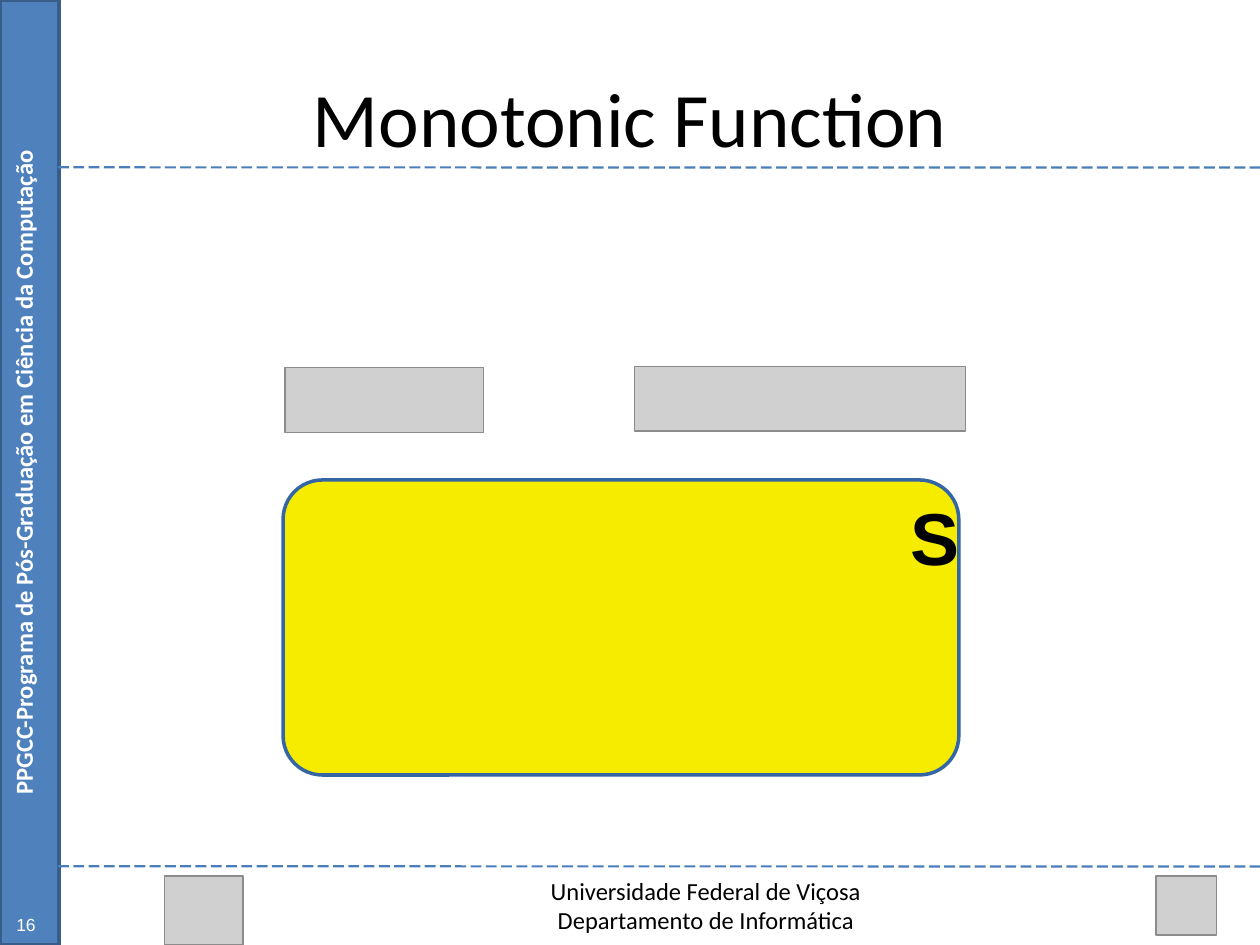
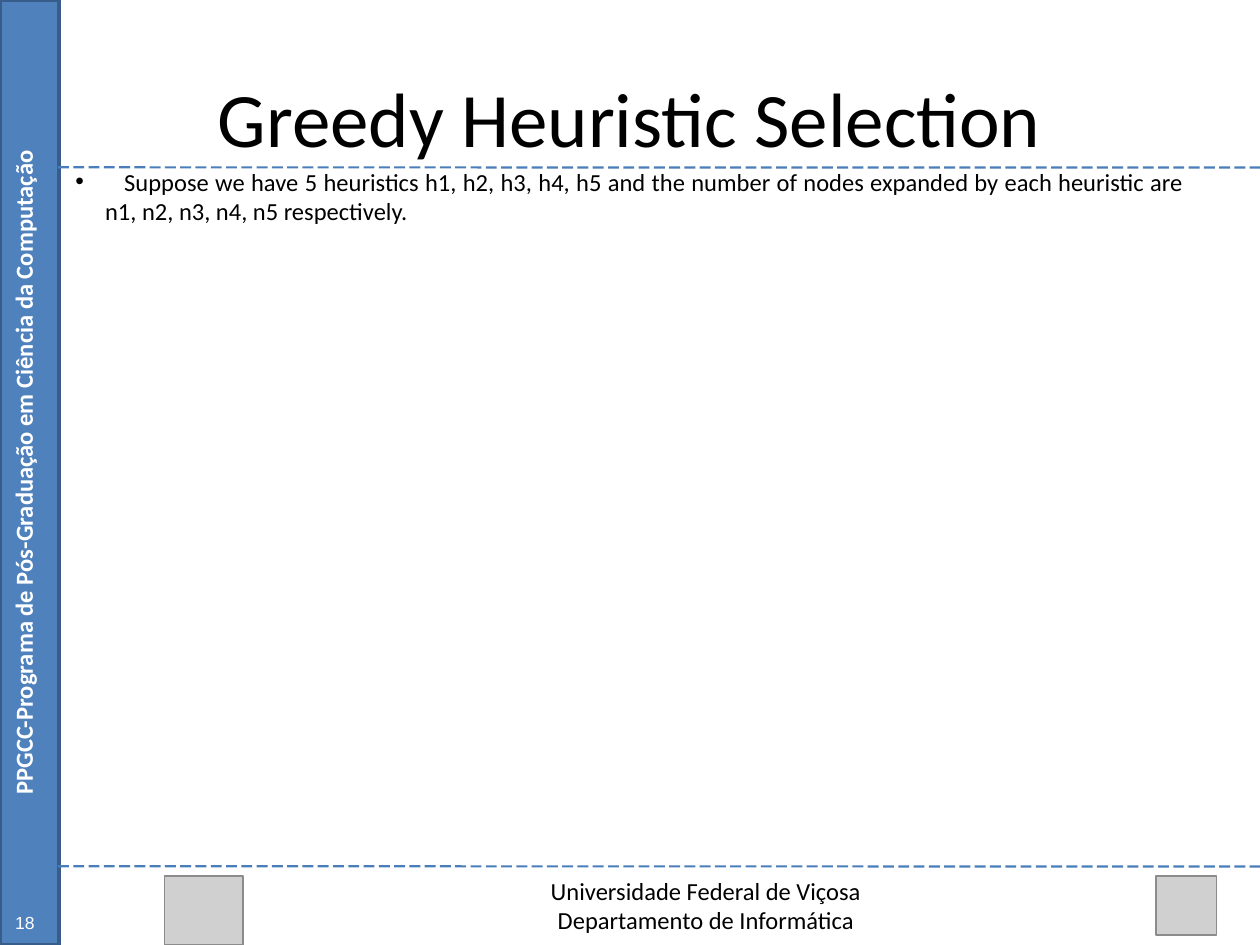
Before and after one commit to Marvinsky/research-marvin, a slide deck: slide 18 of latex/odp/dissertation_v1.odp (slide 16 before the commit). Drawn at 1260x945 pixels with LibreOffice and Linux fonts; fonts in the diff are those of the drawing; grey boxes stand for pictures. Boxes give left, top, right and bottom in pixels: in the first picture for what was removed or moved away, otherwise in the second. Text is boxed around its words. In the diff, an @@ line names an element or a change of style, - is before the commit and + after.

```diff
--- a/latex/odp/dissertation_v1.odp
+++ b/latex/odp/dissertation_v1.odp
@@ text at (x1=218, y1=93, x2=1041, y2=160): text changed @@
-Monotonic Function
+Greedy Heuristic Selection
@@ text added at (x1=105, y1=174, x2=1182, y2=224), 14 pt, text #000000 @@
+• Suppose we have 5 heuristics h1, h2, h3, h4, h5 and the number of nodes expanded by each heuristic are n1, n2, n3, n4, n5 respectively.
@@ picture removed at (x1=285, y1=368, x2=483, y2=432) @@
@@ picture removed at (x1=635, y1=367, x2=966, y2=431) @@
@@ rounded rectangle removed at (x1=284, y1=480, x2=959, y2=775) @@
@@ text removed at (x1=911, y1=507, x2=960, y2=579) @@
-S
@@ text added at (x1=15, y1=917, x2=34, y2=929), 10 pt, text #FFFFFF @@
+18
@@ page number removed at (x1=16, y1=919, x2=35, y2=931) @@
-16
```
Also in this commit, not shown: 17 other slides changed, 1 slide added, 6 slides removed.
